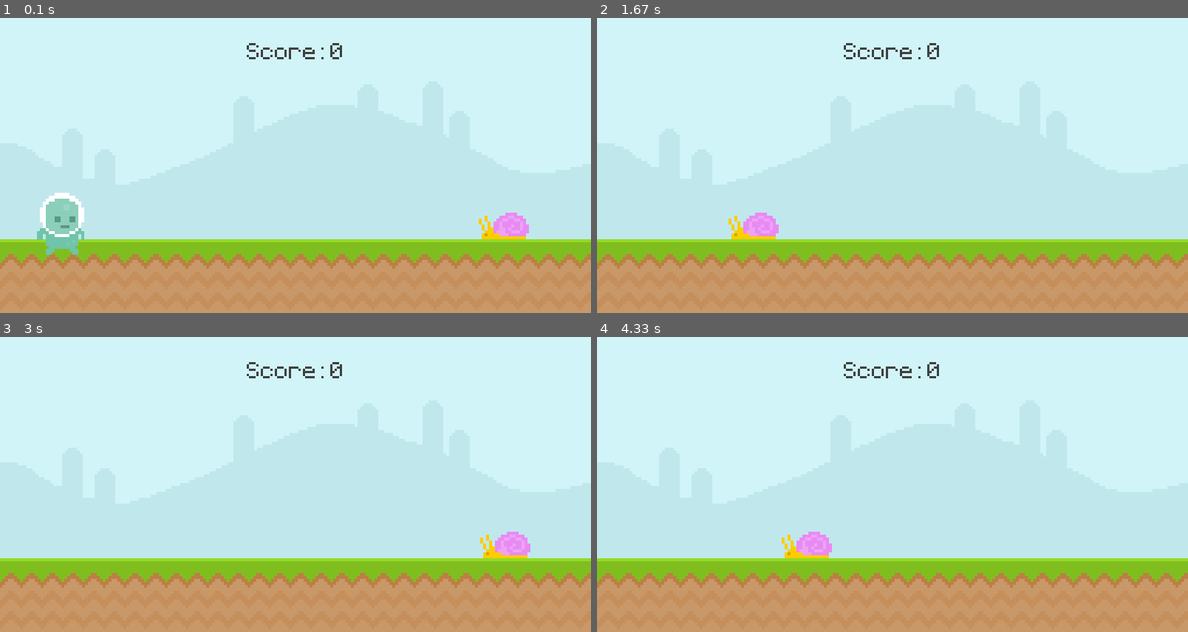
Above: before the commit, frames 1-4 (two rows, left to right).
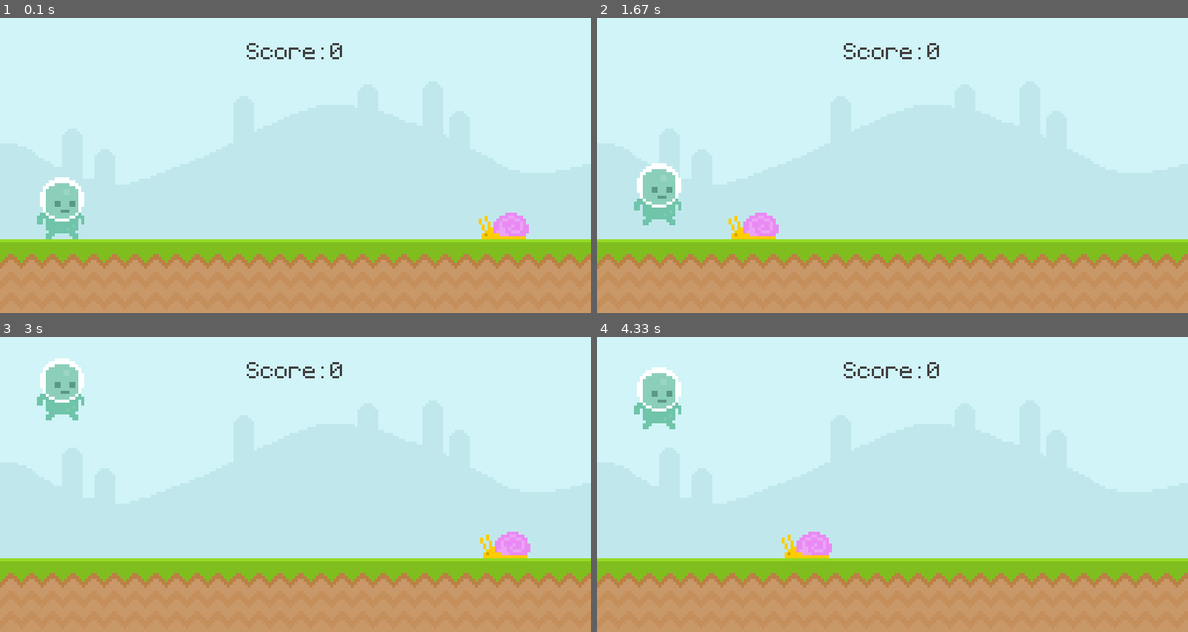
Above: after the commit, the same moments.

Repository: hmzq-404/dino-but-in-pygame
Game: pygame game, started from main.py
Same seed, same stepped clock (60 frames per second), same inputs: the game is played once before the commit and once after it.
Inputs (mouse positions are in pixels of both pictures, inside the frame that each line leads up to):
- Up to frame 1 (0.1 s): no input
- Up to frame 2 (1.67 s): tap Space at 0.33, 0.73, 1.03, 1.57 s; move the mouse to (910, 254) at 0.7 s; move the mouse to (933, 97) at 1.53 s
- Up to frame 3 (3 s): tap Space at 1.87, 2.63 s; move the mouse to (118, 396) at 2.6 s
- Up to frame 4 (4.33 s): move the mouse to (809, 375) at 3.37 s; tap Space at 3.4, 3.8, 4.1 s; move the mouse to (886, 525) at 3.77 s

The runs differ from the first frame. In frame 1, 1.3% of the frame differs, in the area x 6-15%, y 54-81%; in frame 2, 1.3%; in frame 3, 1.3%; in frame 4, 1.3%.

Commit message:
We now have a working floor

Diff:
--- a/main.py
+++ b/main.py
@@ -29,6 +29,7 @@
 snail = Snail()
 player = Player()
 
+
 # Game loop that draws each frame till the game window is closed
 while True:
     # Event loop that iterates through all events that were triggered
@@ -37,19 +38,26 @@
         if event.type == pygame.QUIT:
             # Exits the python interpreter completely and is better than pygame.quit since it instantly closes everything
             sys.exit()
-        # if event.type == pygame.MOUSEMOTION:
-        #     if player.rect.collidepoint(event.pos):
-        #         print("collision of mouse with player")
         # Checks if a key is pressed and whether or not that key is the space bar
         elif event.type == KEYDOWN and event.key == K_SPACE:
-            player.gravity = -20
+            if player.rect.bottom == sky_surface.get_height():
+                player.gravity = -20
+
+    # Approach to gravity:
+    # Set it to 0
+    # Increase in each iteration of while loop and make the player fall vertically by that value..
+    # If player goes below the floor, move to on the floor
+    # If spacebar is pressed, set gravity to a negative number so that the player now moves upwards until gravity becomes a positive number
+    # This creates the effect of acceleration and deceleration
+    player.gravity += 1
+    player.rect.move_ip((0, player.gravity))
+    if player.rect.bottom > sky_surface.get_height() :
+        player.rect.bottom = sky_surface.get_height()
 
     snail.update()
     # .colliderect() Returns a 0 or 1 depending on whether or not the two rects are colliding
     # .collidepoint() checks collision between point and rect
     # Two ways to get mouse position: 1. In the event handler 2. Using pygame.mouse.get_pos()
-    # if player.rect.colliderect(snail.rect):
-    #     print("collision of snail with player")
 
     # Used to transfer a surface to the display surface
     # A surface is drawn in the position of its rectangle
@@ -62,9 +70,6 @@
     screen.blit(score_surface, score_rect)
     screen.blit(snail.surface, snail.rect)
 
-    player.gravity += 1
-    player.rect.move_ip((0, player.gravity))
-
     screen.blit(player.surface, player.rect)
     # Updates the screen
     pygame.display.flip()
--- a/sprites.py
+++ b/sprites.py
@@ -1,6 +1,18 @@
 from assets import *
 from settings import SCREEN_WIDTH
 import pygame
+
+
+class Player(pygame.sprite.Sprite):
+    def __init__(self):
+        super().__init__()
+        self.surface = player_surface
+        self.rect = self.surface.get_rect(
+            bottom=sky_surface.get_height(),
+            left=50
+        )
+        self.gravity = 0
+
 
 
 class Snail(pygame.sprite.Sprite):
@@ -23,23 +35,3 @@
         self.rect.move_ip(-5, 0)
         if self.rect.right <= 0:
             self.rect.left = SCREEN_WIDTH
-
-
-class Player(pygame.sprite.Sprite):
-    def __init__(self):
-        super().__init__()
-        self.surface = player_surface
-        self.rect = self.surface.get_rect(
-            bottom=sky_surface.get_height(),
-            left=50
-        )
-        self.gravity = 0
-
-    # Approach to gravity:
-    # Set it to 0
-    # Increase in each iteration of while loop and make the player fall vertically by that value..
-    # .. until the floor is reached
-    # If spacebar is pressed, set gravity to a negative number so that the player now moves upwards until gravity becomes a positive number
-    # This creates the effect of acceleration and deceleration
-    def update(self):
-        pass
Not shown, changed: README.md
